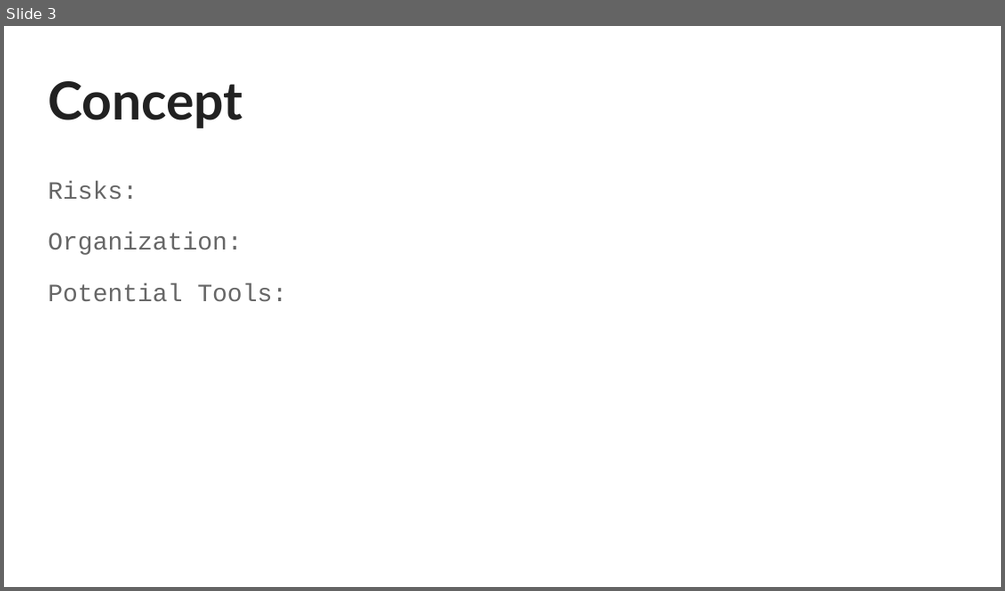
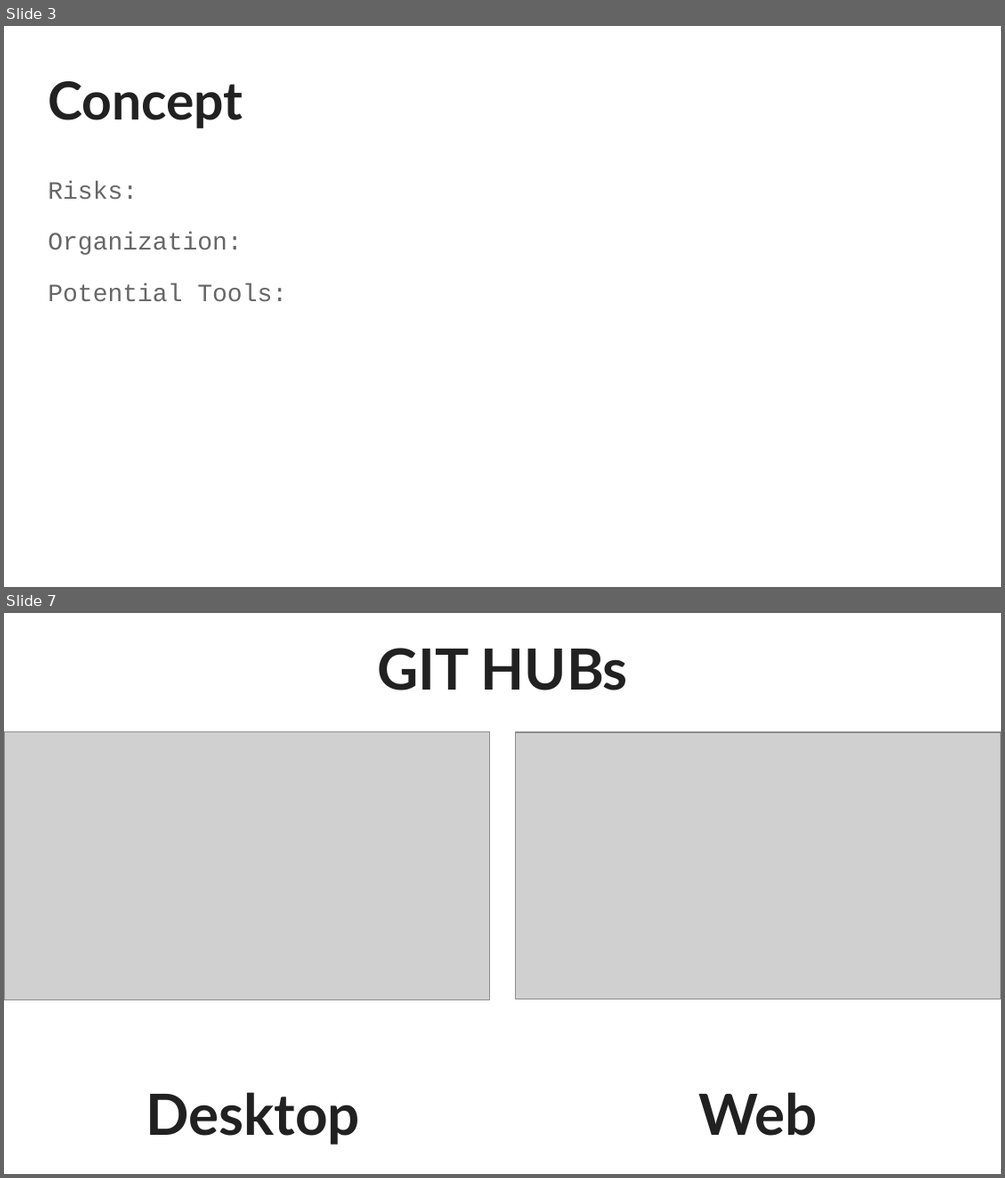
Before and after one commit to JasonKotrady/PCC, a slide deck: PCC Game Pitch.pptx. Shown one above the other, each under a label of ours: slide 3 before the commit, slides 3 and 7 after it; the slides between them are not shown. The pictures are 1005x591 and 1005x1178 pixels, drawn with LibreOffice and Linux fonts; fonts in the diff are those of the drawing; grey boxes stand for pictures. Boxes give left, top, right and bottom in pixels: in the first picture for what was removed or moved away, otherwise in the second. Text is boxed around its words. In the diff, an @@ line names an element or a change of style, - is before the commit and + after.

```diff
--- a/PCC Game Pitch.pptx
+++ b/PCC Game Pitch.pptx
@@ slide 7 added at (x1=4, y1=613, x2=1001, y2=1174), background #FFFFFF @@
@@ text added at (x1=377, y1=648, x2=628, y2=690), 41 pt, text #212121, bold @@
+GIT HUBs
@@ picture added at (x1=4, y1=732, x2=489, y2=1001) @@
@@ picture added at (x1=516, y1=732, x2=1001, y2=1000) @@
@@ text added at (x1=146, y1=1092, x2=360, y2=1144), 41 pt, text #212121, bold @@
+Desktop
@@ text added at (x1=699, y1=1092, x2=817, y2=1135), 41 pt, text #212121, bold @@
+Web
```
Also in this commit, not shown: 4 slides changed, 1 slide removed.
